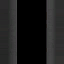
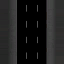
Layers edited between the first and the second 64×64 image:
added group "Main" with 8 layers over left=26, top=4, right=38, bottom=59
added layer "Lines_3L_OW" (2nd of 2, in "Main") (33%) in group "Main" over left=26, top=4, right=38, bottom=59
moved "Layer 0" into group "Main" over left=26, top=4, right=38, bottom=59
